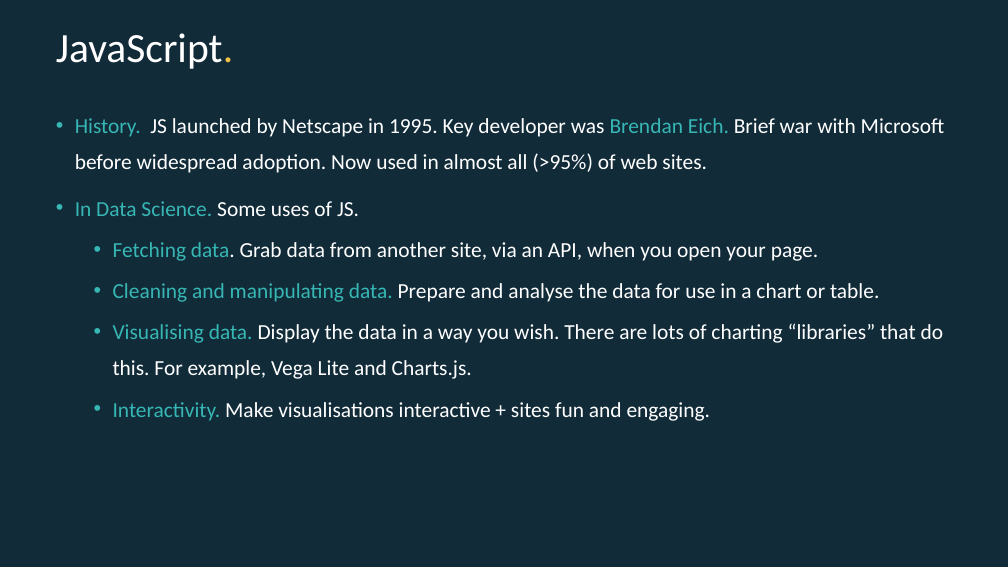
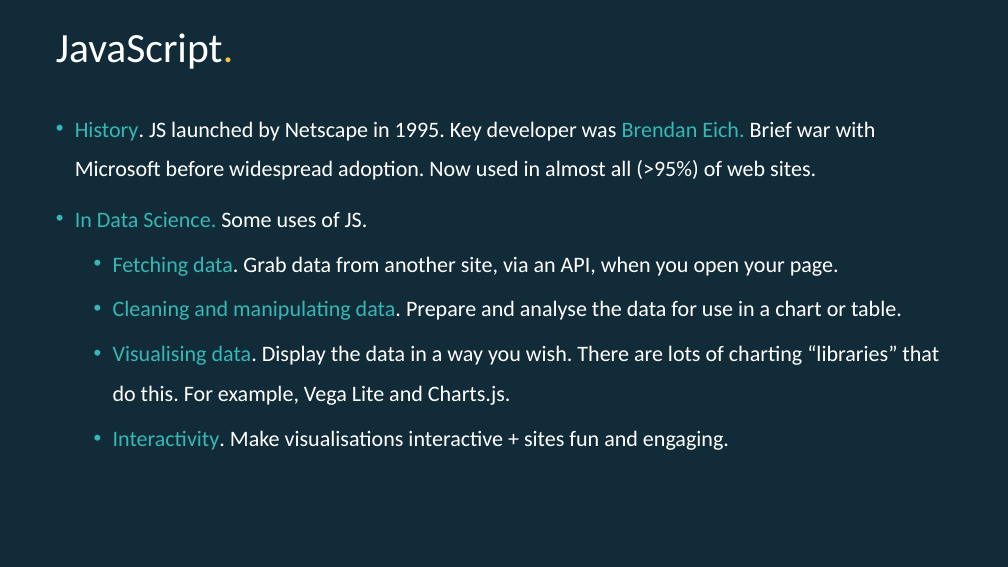
Before and after one commit to EconomicsObservatory/courses, a slide deck: slide 12 of 2/s2_Building_your_first_website.pptx. Drawn at 1008x567 pixels with LibreOffice and Linux fonts; fonts in the diff are those of the drawing. Boxes give left, top, right and bottom in pixels: in the first picture for what was removed or moved away, otherwise in the second. Text is boxed around its words. In the diff, an @@ line names an element or a change of style, - is before the commit and + after.

```diff
--- a/2/s2_Building_your_first_website.pptx
+++ b/2/s2_Building_your_first_website.pptx
@@ text "History. JS launched by Netscape ..." at (75,121,939,450): size 20.4 to 21 pt; text colour #36B7B4 to #FFFFFF in "History.", "data.", "data.", "Interactivity."; line spacing 1.4 to 1.5 @@
```
Also in this commit, not shown: 5 other slides changed, 1 slide added, 1 other file.
